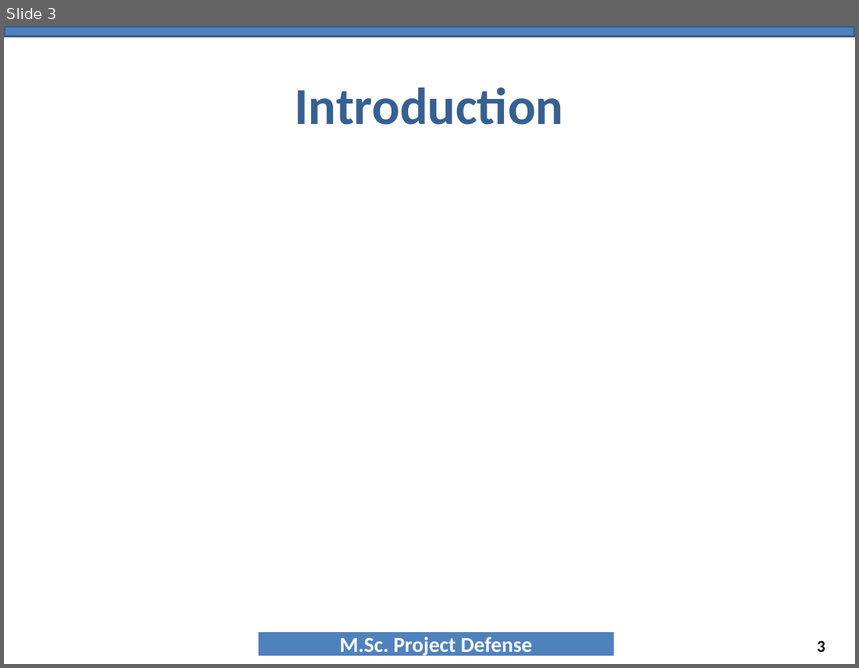
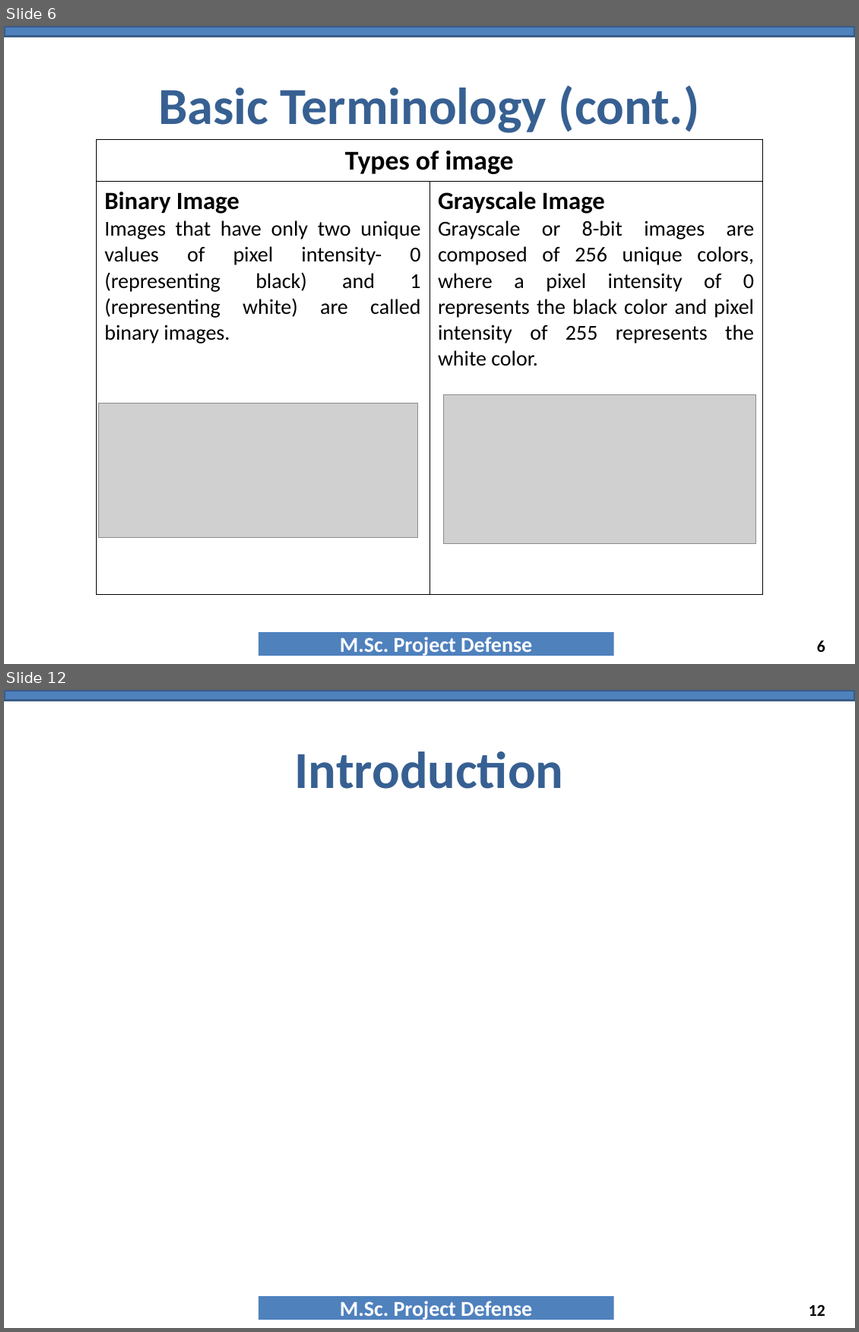
Before and after one commit to NAYANCSE27/msc-project, a slide deck: 9_PresentationTemplate_MscProject_CSE-057443.ppt. Shown one above the other, each under a label of ours: slide 3 before the commit, slides 6 and 12 after it; the slides between them are not shown. The pictures are 859x668 and 859x1332 pixels, drawn with LibreOffice and Linux fonts; fonts in the diff are those of the drawing; grey boxes stand for pictures; background and template pictures are left out. Boxes give left, top, right and bottom in pixels: in the first picture for what was removed or moved away, otherwise in the second. Text is boxed around its words. In the diff, an @@ line names an element or a change of style, - is before the commit and + after.

Commit message:
added basic information

```diff
--- a/9_PresentationTemplate_MscProject_CSE-057443.ppt
+++ b/9_PresentationTemplate_MscProject_CSE-057443.ppt
@@ slide 6 added at [4, 26, 855, 664], background #FFFFFF; not listed: 2 template elements that a slide beside it also shows @@
@@ title added at [158, 85, 700, 133], 44 pt, text #376092, bold @@
+Basic Terminology (cont.)
@@ table added at [96, 139, 763, 594], 2 rows, 2 columns @@
+Types of image | 
+Binary Image / Images that have only two unique values of pixel intensity- 0 (representing black) and 1 (representing white) are called binary images. | Grayscale Image / Grayscale or 8-bit images are composed of 256 unique colors, where a pixel intensity of 0 represents the black color and pixel intensity of 255 represents the white color.
@@ picture added at [98, 404, 417, 537] @@
@@ picture added at [444, 395, 756, 544] @@
@@ page number added at [817, 641, 826, 652], 14 pt, text #000000, bold @@
+6
@@ what was slide 3 is now slide 12 @@
@@ page number at [809, 1305, 826, 1316]: text changed @@
-3
+12
```
Also in this commit, not shown: 2 slides changed, 8 other slides added.
